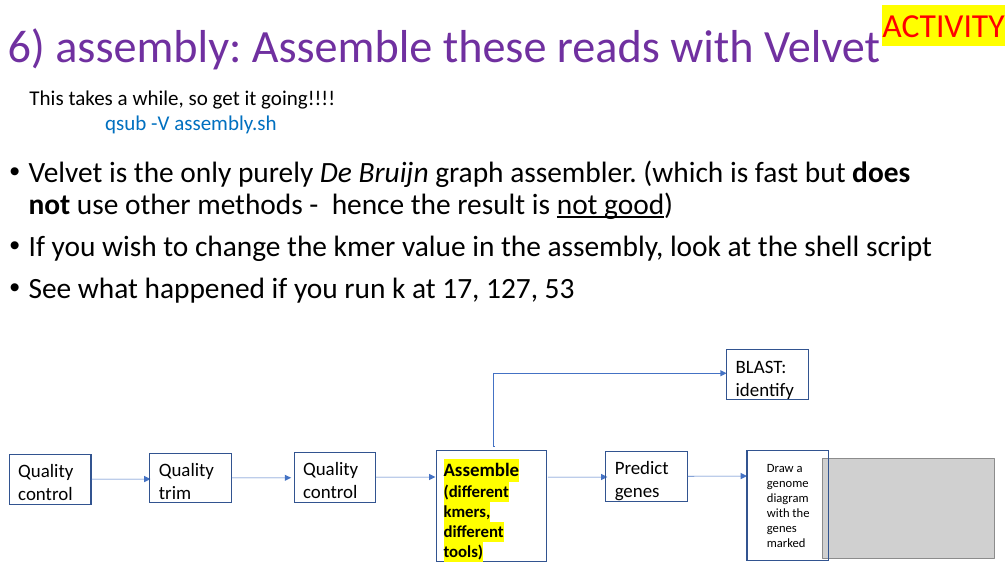
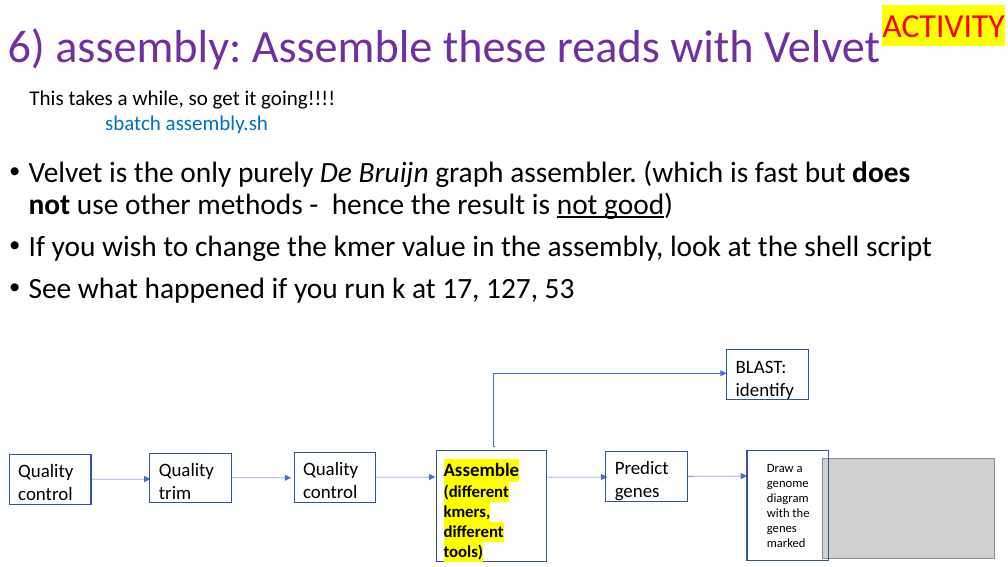
Before and after one commit to peterthorpe5/Msc_Digital_Health, a slide deck: slide 16 of powerpoint/6_assembly.pptx. Drawn at 1008x567 pixels with LibreOffice and Linux fonts; fonts in the diff are those of the drawing; grey boxes stand for pictures. Boxes give left, top, right and bottom in pixels: in the first picture for what was removed or moved away, otherwise in the second. Text is boxed around its words. In the diff, an @@ line names an element or a change of style, - is before the commit and + after.

```diff
--- a/powerpoint/6_assembly.pptx
+++ b/powerpoint/6_assembly.pptx
@@ text at (x1=105, y1=115, x2=268, y2=134): text changed @@
-qsub -V assembly.sh
+sbatch assembly.sh
```
Also in this commit, not shown: 5 other slides changed, 4 other files.
